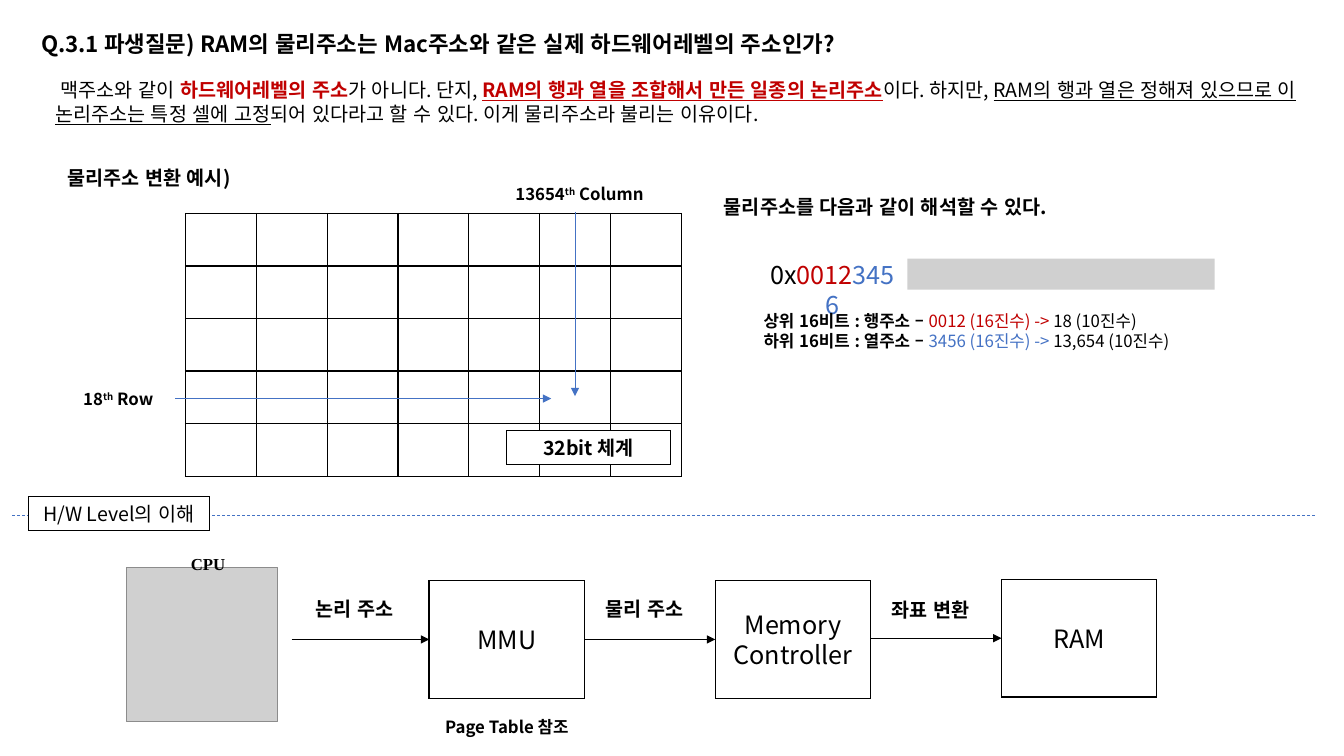
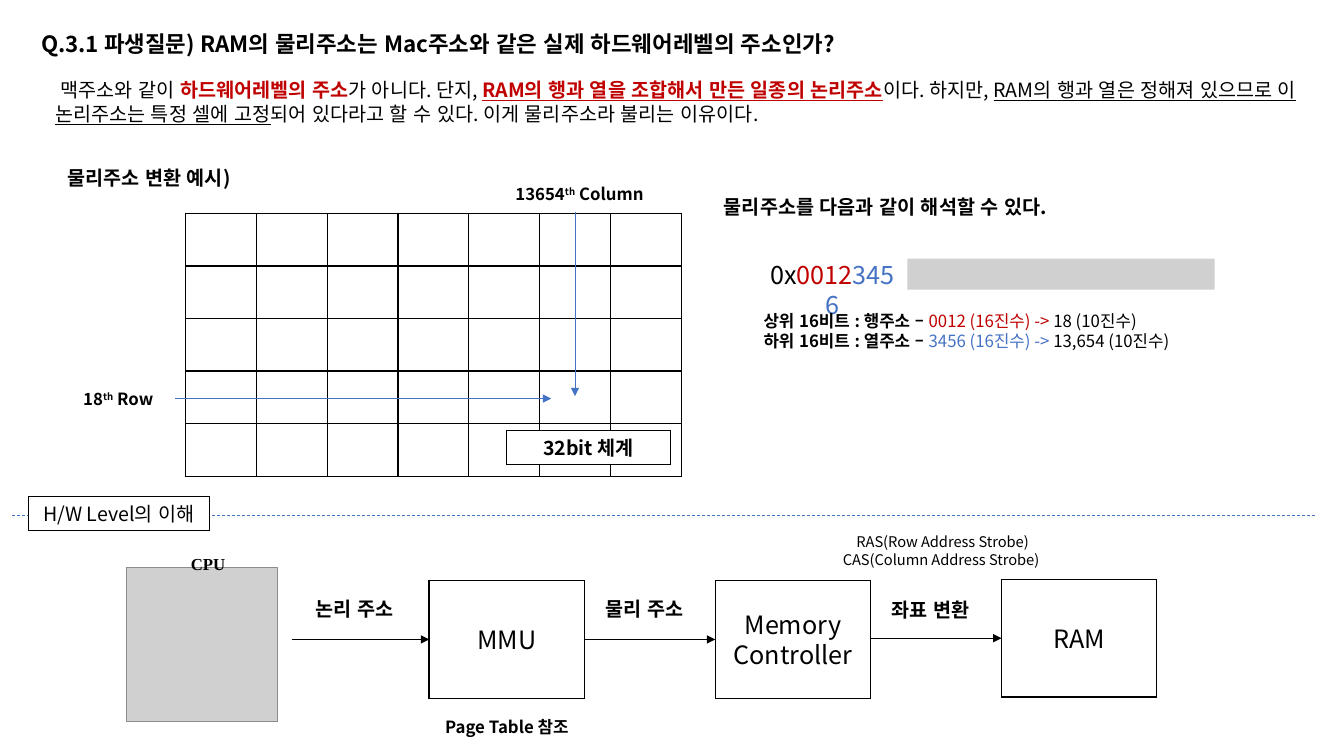
Before and after one commit to taehyuklee/C-CppStudy, a slide deck: slide 8 of CSwithC/CS-explanation.pptx (slide 7 before the commit). Drawn at 1344x756 pixels with LibreOffice and Linux fonts; fonts in the diff are those of the drawing; grey boxes stand for pictures. Boxes give left, top, right and bottom in pixels: in the first picture for what was removed or moved away, otherwise in the second. Text is boxed around its words. In the diff, an @@ line names an element or a change of style, - is before the commit and + after.

```diff
--- a/CSwithC/CS-explanation.pptx
+++ b/CSwithC/CS-explanation.pptx
@@ text added at [843, 535, 1039, 568], 10.5 pt, text #000000 @@
+RAS(Row Address Strobe)
+CAS(Column Address Strobe)
```
Also in this commit, not shown: 2 other slides changed, 1 slide added.
